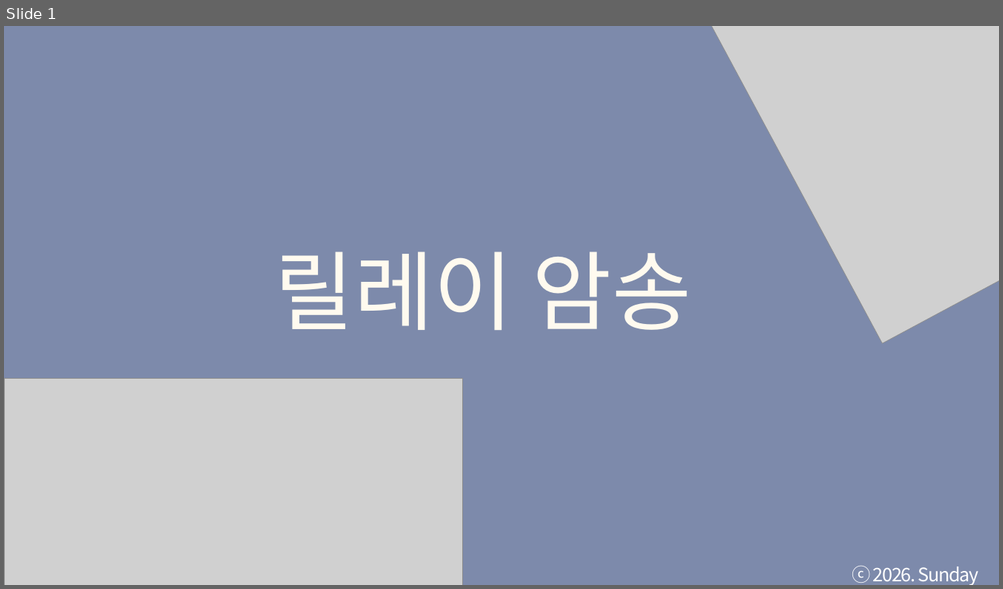
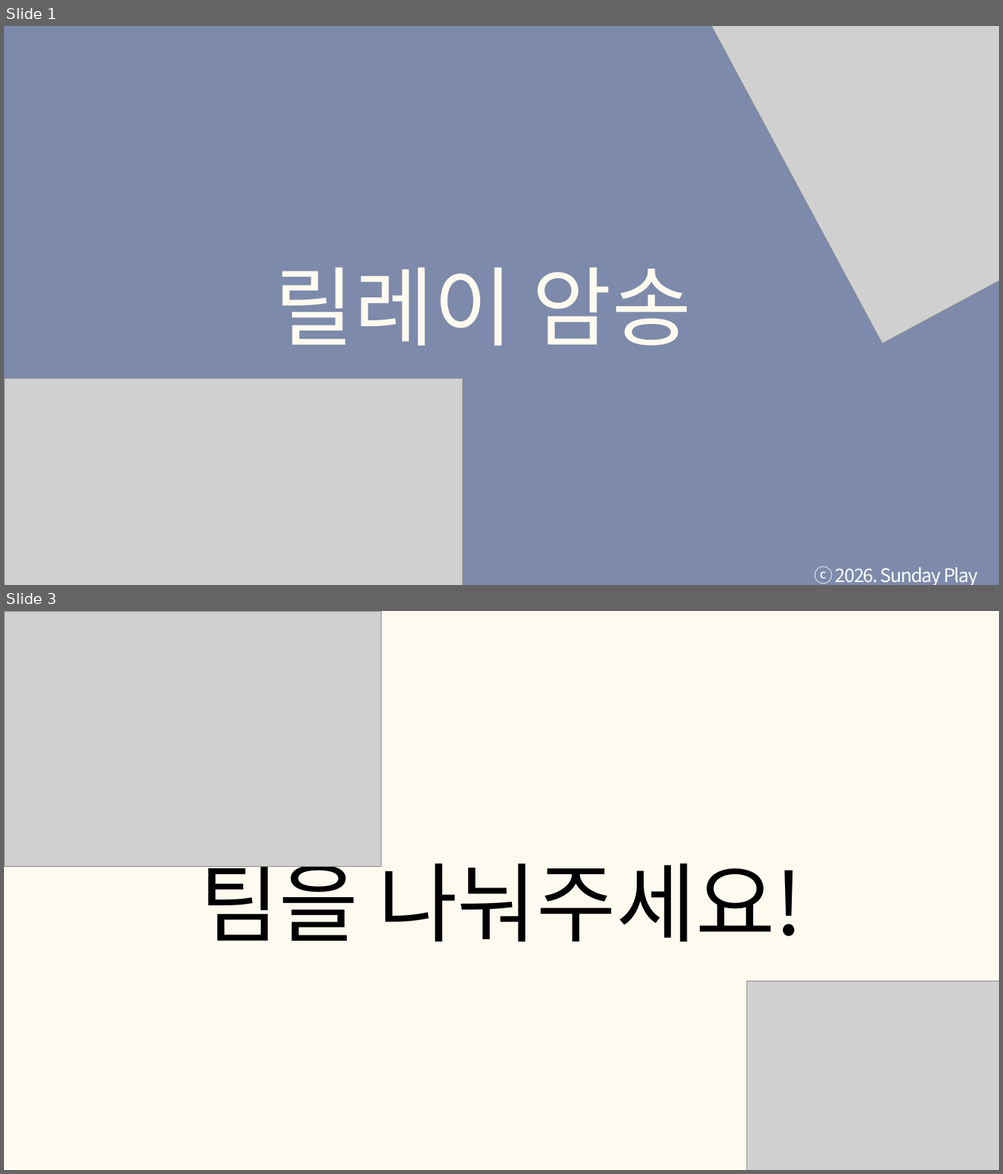
Before and after one commit to tkdgns25300/sunday_play, a slide deck: public/downloads/games/bible-relay/rules.pptx. Shown one above the other, each under a label of ours: slide 1 before the commit, slides 1 and 3 after it; the slides between them are not shown. The pictures are 1003x589 and 1003x1174 pixels, drawn with LibreOffice and Linux fonts; fonts in the diff are those of the drawing; grey boxes stand for pictures. Boxes give left, top, right and bottom in pixels: in the first picture for what was removed or moved away, otherwise in the second. Text is boxed around its words. In the diff, an @@ line names an element or a change of style, - is before the commit and + after.

```diff
--- a/public/downloads/games/bible-relay/rules.pptx
+++ b/public/downloads/games/bible-relay/rules.pptx
@@ slide 3 added at (4, 611, 999, 1170), background #FFFAEF @@
@@ picture added at (4, 611, 381, 866) @@
@@ text added at (199, 847, 803, 942), 125 pt, text #000000 @@
+팀을 나눠주세요!
@@ picture added at (746, 982, 999, 1170) @@
@@ slide 1 changed as well @@
@@ text "릴레이 암송": place and size @@
-text "릴레이 암송" at (275, 252, 691, 330)
+text "릴레이 암송" at (275, 267, 691, 346)
@@ text "릴레이 암송" at (275, 267, 691, 346): font Roboto to Noto Sans CJK KR @@
@@ text "ⓒ 2026. Sunday Play" rewrapped from (851, 566, 979, 585) to (814, 567, 978, 585) @@
```
Also in this commit, not shown: 9 other slides changed, 4 other files.
